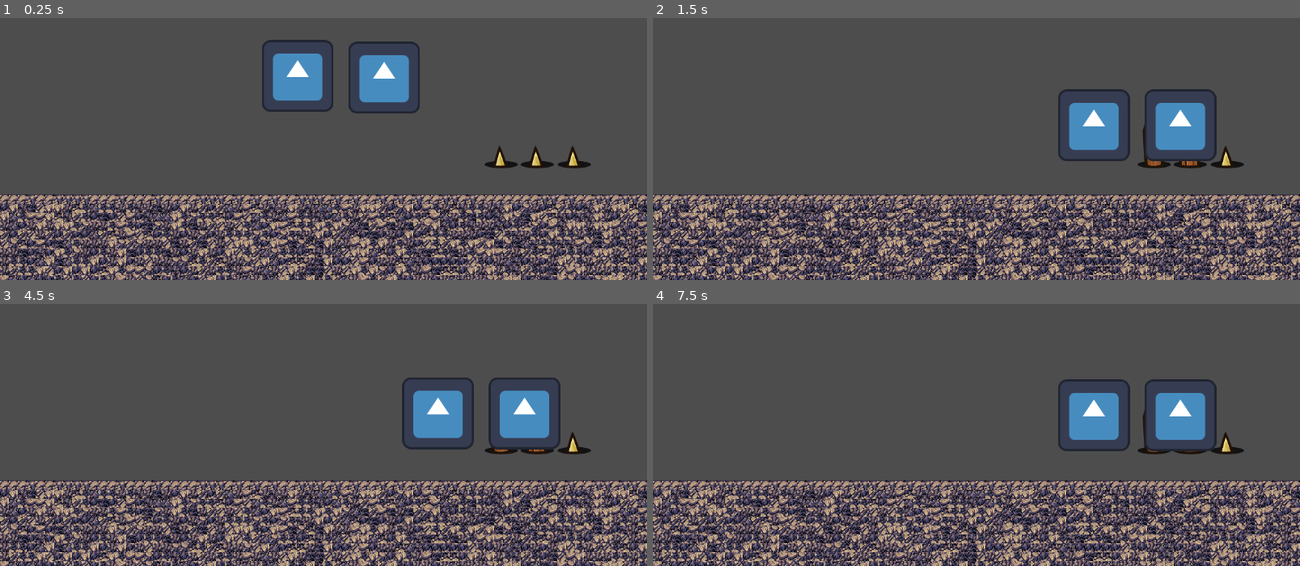
Above: before the commit, frames 1-4 (two rows, left to right).
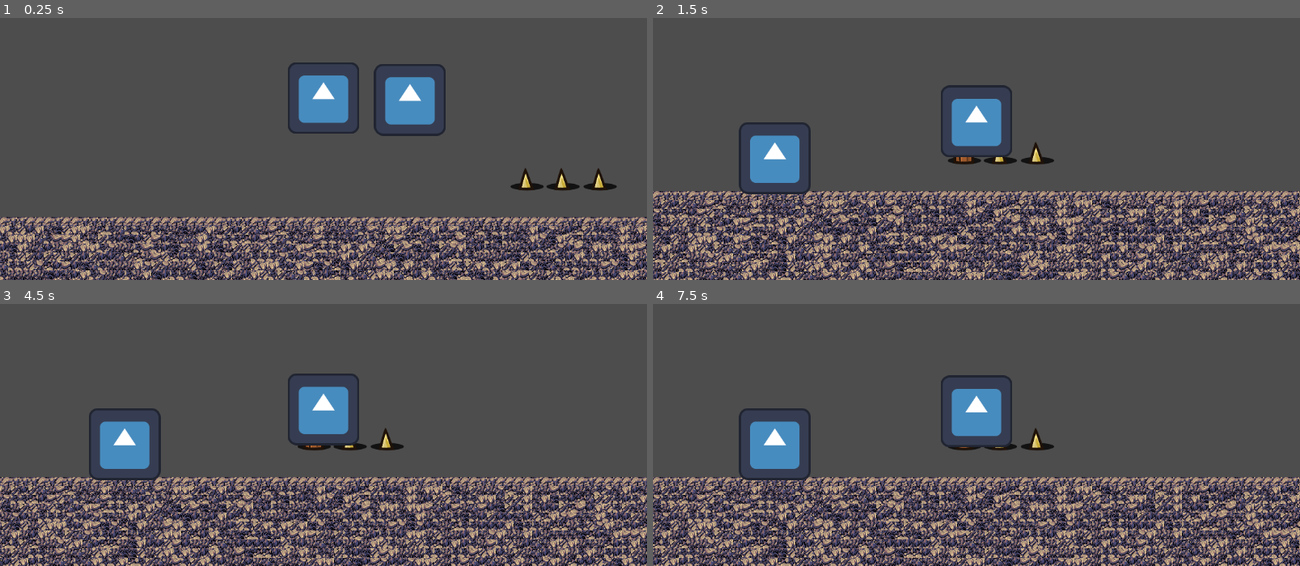
Above: after the commit, the same moments.

Repository: Ikkisoad/Amazon-Guardians
Game: Godot game, scene res://scenes/main.tscn
The game is run twice, just before and just after one commit, with the same random seed, the same clock (stepped at 60 frames per second) and the same inputs. The engine's default icon, where the game draws it, is replaced by a stand-in: a white triangle on a blue panel in a dark square.
Inputs:
- Up to frame 1 (0.25 s): no input
- Up to frame 2 (1.5 s): hold D (right) from 0.53 s (still down); tap C (swap, bound only after the commit) at 0.6 s; tap Space (jump) at 0.77 s; tap N (frameAdvance) at 1.35 s
- Up to frame 3 (4.5 s): tap Space (jump) at 1.52, 3.02, 3.77 s; tap C (swap, bound only after the commit) at 1.55, 2.3, 2.85, 3.6 s; tap Enter at 2 s; release D (right) at 2.03 s; hold A (left) 2.03-2.78 s; tap X (trap) at 2.1 s; tap Escape (reset) at 2.75, 3.5, 4.25 s; hold D (right) 2.78-4.28 s; hold A (left) from 4.28 s (still down); tap N (frameAdvance) at 4.35 s
- Up to frame 4 (7.5 s): tap Space (jump) at 4.52, 6.02, 6.77 s; tap C (swap, bound only after the commit) at 4.55, 5.3, 5.85, 6.6 s; tap Escape (reset) at 5, 5.75 s; release A (left) at 5.03 s; hold D (right) 5.03-5.78 s; tap X (trap) at 5.1 s; hold A (left) 5.78-7.28 s; hold D (right) from 7.28 s (still down); tap N (frameAdvance) at 7.35 s

The runs differ from the first frame. In frame 1, 33% of the frame differs, in the area x 0-100%, y 8-100%; in frame 2, 36%, in the area x 0-100%, y 25-100%; in frame 3, 35%; in frame 4, 36%.

Commit message:
Player swapping

Diff:
--- a/project.godot
+++ b/project.godot
@@ -75,11 +75,17 @@
 "events": [Object(InputEventKey,"resource_local_to_scene":false,"resource_name":"","device":-1,"window_id":0,"alt_press …(182 unchanged characters)…
 ]
 }
+swap={
+"deadzone": 0.5,
+"events": [Object(InputEventKey,"resource_local_to_scene":false,"resource_name":"","device":-1,"window_id":0,"alt_pressed":false,"shift_pressed":false,"ctrl_pressed":false,"meta_pressed":false,"pressed":false,"keycode":0,"physical_keycode":67,"key_label":0,"unicode":99,"echo":false,"script":null)
+]
+}
 
 [layer_names]
 
 2d_physics/layer_1="player"
 2d_physics/layer_2="traps"
+2d_physics/layer_3="tilemap"
 
 [rendering]
 
--- a/scenes/player/cb_player.gd
+++ b/scenes/player/cb_player.gd
@@ -7,7 +7,7 @@
 # Get the gravity from the project settings to be synced with RigidBody nodes.
 var gravity = ProjectSettings.get_setting("physics/2d/default_gravity")
 @onready var tmr_jump_buffer = $tmrJumpBuffer
-
+@onready var rt_player = $rtPlayer
 @export var locked = false
 
 var selectedTrapType = Global.TrapType.WOOD
@@ -18,8 +18,10 @@
 	if not is_on_floor():
 		velocity.y += gravity * delta
 
-	if !locked: handleInputs()
-
+	if !locked:
+		handleInputs()
+	else:
+		velocity.x = move_toward(velocity.x, 0, SPEED)
 	move_and_slide()
 
 func jump():
@@ -58,3 +60,11 @@
 
 #if necessary for debugging, it makes it easier to get inputs while frame advancing
 #func virtualController():
+func setRemoteTransformPath(v):
+	rt_player.remote_path = v
+
+func lock(value, cameraPath):
+	if value:
+		cameraPath = ""
+	setRemoteTransformPath(cameraPath)
+	locked = value
--- a/scenes/player/cb_player.tscn
+++ b/scenes/player/cb_player.tscn
@@ -21,6 +21,7 @@
 size = Vector2(128, 128)
 
 [node name="cbPlayer" type="CharacterBody2D"]
+collision_mask = 4
 script = ExtResource("1_lypal")
 
 [node name="asPlayer" type="AnimatedSprite2D" parent="."]
@@ -39,4 +40,4 @@
 [node name="tmrJumpBuffer" type="Timer" parent="."]
 one_shot = true
 
-[node name="RemoteTransform2D" type="RemoteTransform2D" parent="."]
+[node name="rtPlayer" type="RemoteTransform2D" parent="."]
--- /dev/null
+++ b/scenes/player/player_manager.gd
@@ -0,0 +1,17 @@
+extends Node2D
+
+@onready var cb_player = $cbPlayer
+@onready var cb_player_2 = $cbPlayer2
+@onready var cam_player = $camPlayer
+
+# Called when the node enters the scene tree for the first time.
+func _ready():
+	cb_player.setRemoteTransformPath(cam_player.get_path())
+
+
+# Called every frame. 'delta' is the elapsed time since the previous frame.
+func _process(delta):
+	if Input.is_action_just_pressed("swap"):
+		var swap = cb_player.locked
+		cb_player_2.lock(swap, cam_player.get_path())
+		cb_player.lock(!swap, cam_player.get_path())
--- a/scenes/player/player_manager.tscn
+++ b/scenes/player/player_manager.tscn
@@ -1,10 +1,16 @@
-[gd_scene load_steps=2 format=3 uid="uid://85ho1813kvpx"]
+[gd_scene load_steps=3 format=3 uid="uid://85ho1813kvpx"]
 
+[ext_resource type="Script" path="res://scenes/player/player_manager.gd" id="1_gs8ye"]
 [ext_resource type="PackedScene" uid="uid://cpeigalq6ps85" path="res://scenes/player/cb_player.tscn" id="1_n8w7f"]
 
 [node name="PlayerManager" type="Node2D"]
+script = ExtResource("1_gs8ye")
 
 [node name="cbPlayer" parent="." instance=ExtResource("1_n8w7f")]
 
 [node name="cbPlayer2" parent="." instance=ExtResource("1_n8w7f")]
 position = Vector2(154, 3)
+locked = true
+
+[node name="camPlayer" type="Camera2D" parent="."]
+limit_bottom = 655
--- a/scenes/tile_map/tile_map.tscn
+++ b/scenes/tile_map/tile_map.tscn
@@ -1062,7 +1062,8 @@
 5:19/0/terrains_peering_bit/top_right_corner = 0
 
 [sub_resource type="TileSet" id="TileSet_ge5jp"]
-physics_layer_0/collision_layer = 1
+physics_layer_0/collision_layer = 4
+physics_layer_0/collision_mask = 0
 terrain_set_0/mode = 0
 terrain_set_0/terrain_0/name = "Terrain 0"
 terrain_set_0/terrain_0/color = Color(0.5, 0.34375, 0.25, 1)
